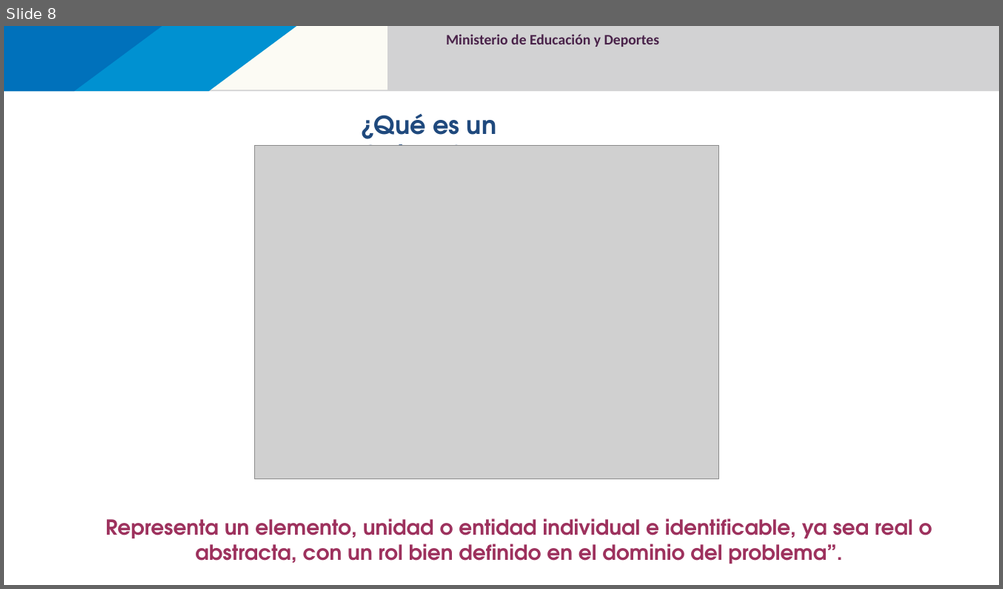
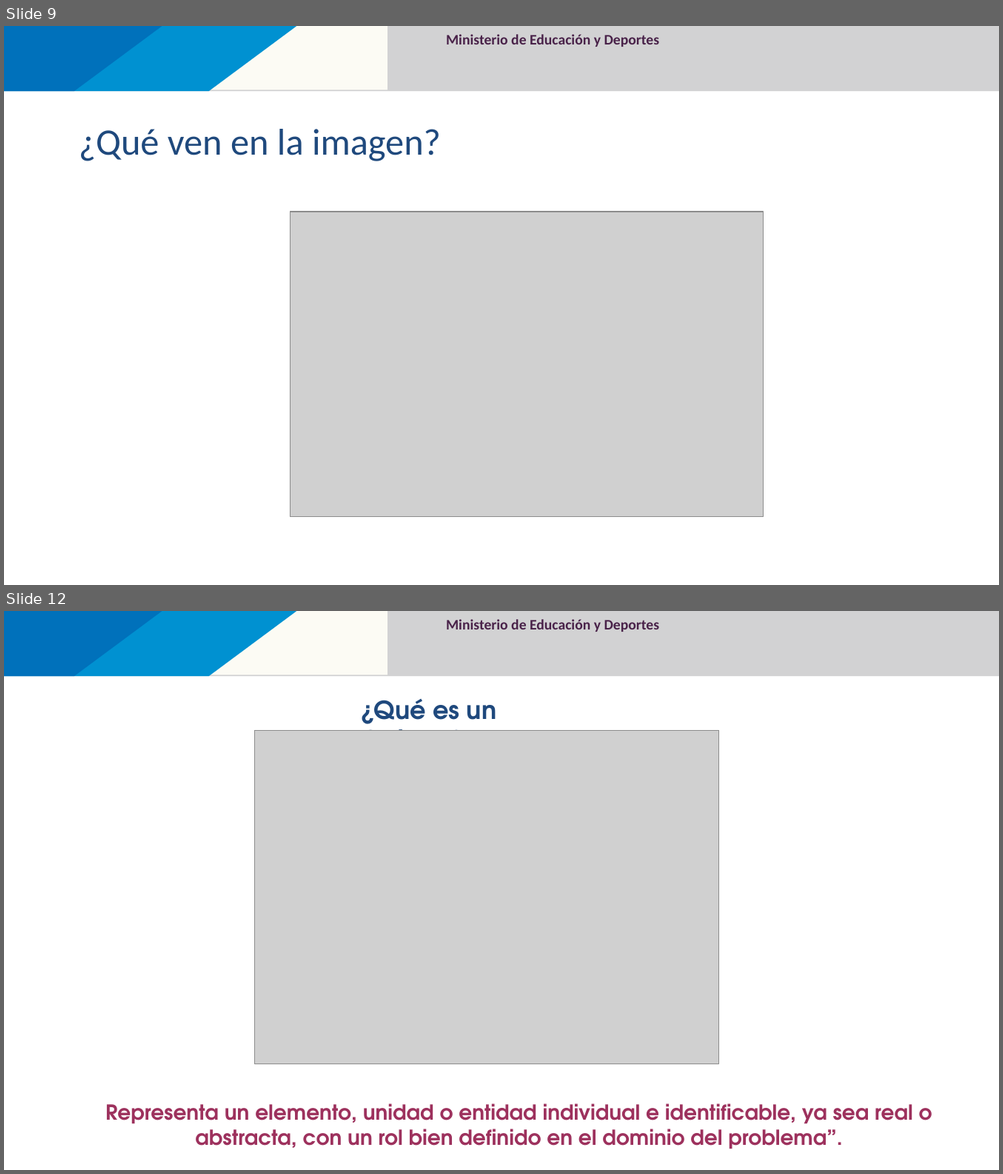
Before and after one commit to 111milprogramadores/presentaciones, a slide deck: POO_Paradigma_y_UML.pptx. Shown one above the other, each under a label of ours: slide 8 before the commit, slides 9 and 12 after it; the slides between them are not shown. The pictures are 1003x589 and 1003x1174 pixels, drawn with LibreOffice and Linux fonts; fonts in the diff are those of the drawing; grey boxes stand for pictures; background and template pictures are left out. Boxes give left, top, right and bottom in pixels: in the first picture for what was removed or moved away, otherwise in the second. Text is boxed around its words. In the diff, an @@ line names an element or a change of style, - is before the commit and + after.

```diff
--- a/POO_Paradigma_y_UML.pptx
+++ b/POO_Paradigma_y_UML.pptx
@@ slide 9 added at [4,26,999,585], background #FFFFFF; not listed: 5 template elements that a slide beside it also shows @@
@@ title added at [79,129,441,161], 36 pt, text #1F497D @@
+¿Qué ven en la imagen?
@@ picture added at [290,212,762,517] @@
@@ what was slide 8 is now slide 12 @@
```
Also in this commit, not shown: 72 slides changed, 4 other slides added, 1 slide removed, 2 other files.
